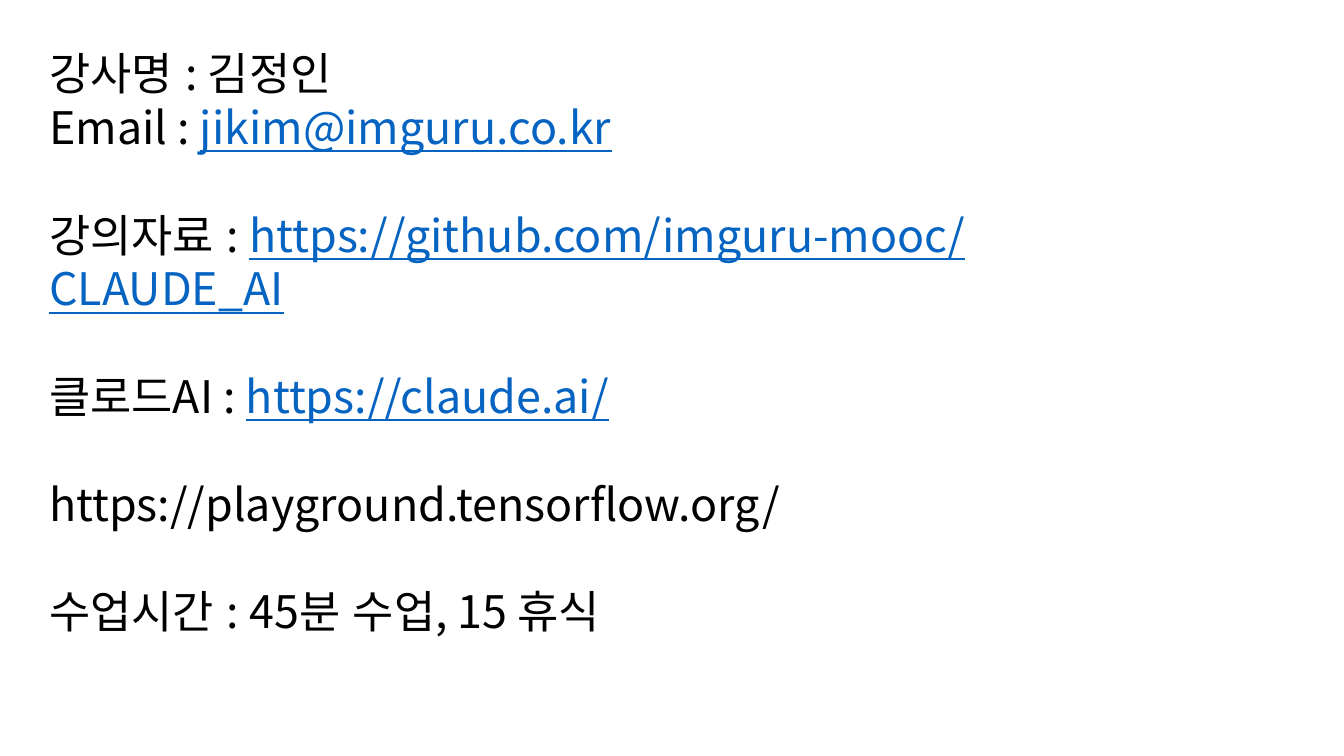
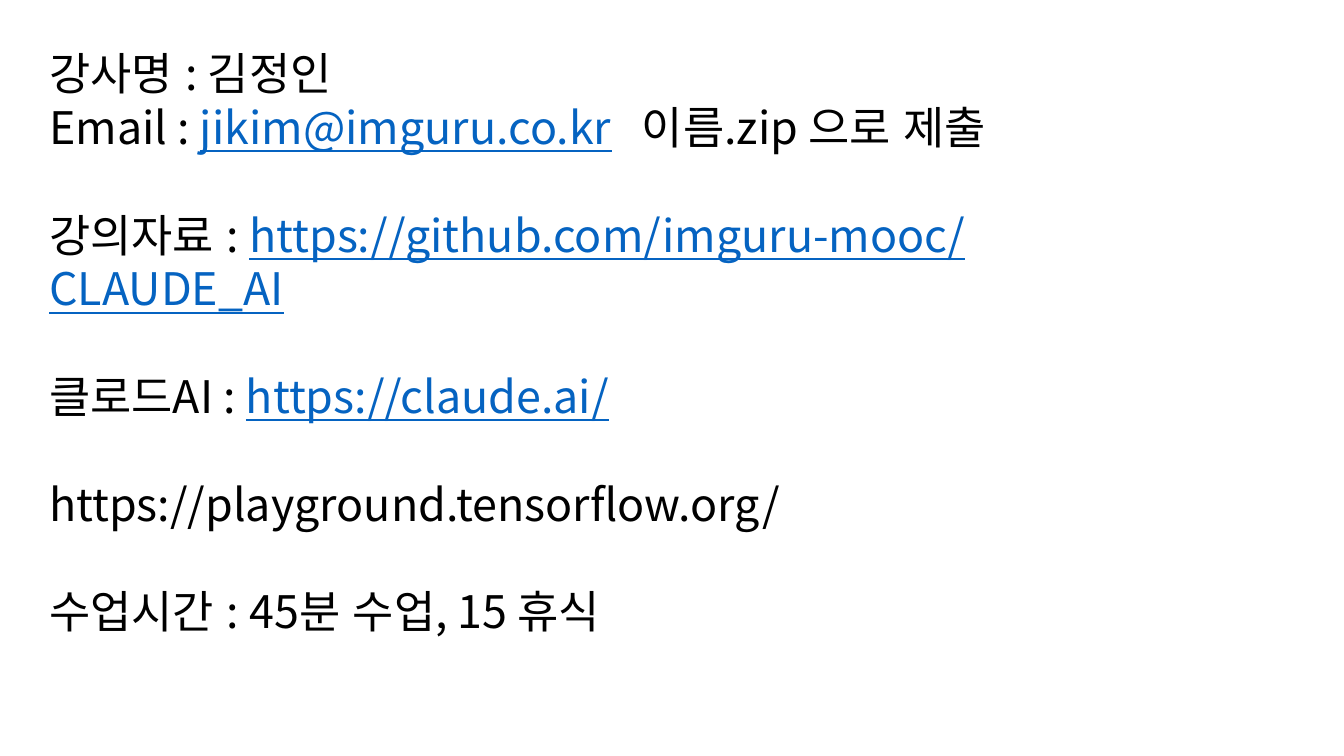
Before and after one commit to imguru-mooc/CLAUDE_AI, a slide deck: slide 1 of 판서.pptx. Drawn at 1344x756 pixels with LibreOffice and Linux fonts; fonts in the diff are those of the drawing. Boxes give left, top, right and bottom in pixels: in the first picture for what was removed or moved away, otherwise in the second. Text is boxed around its words. In the diff, an @@ line names an element or a change of style, - is before the commit and + after.

```diff
--- a/판서.pptx
+++ b/판서.pptx
@@ text at (49, 106, 985, 156): text changed @@
-Email : jikim@imguru.co.kr
+Email : jikim@imguru.co.kr 이름.zip 으로 제출
```
Also in this commit, not shown: 7 slides added.
